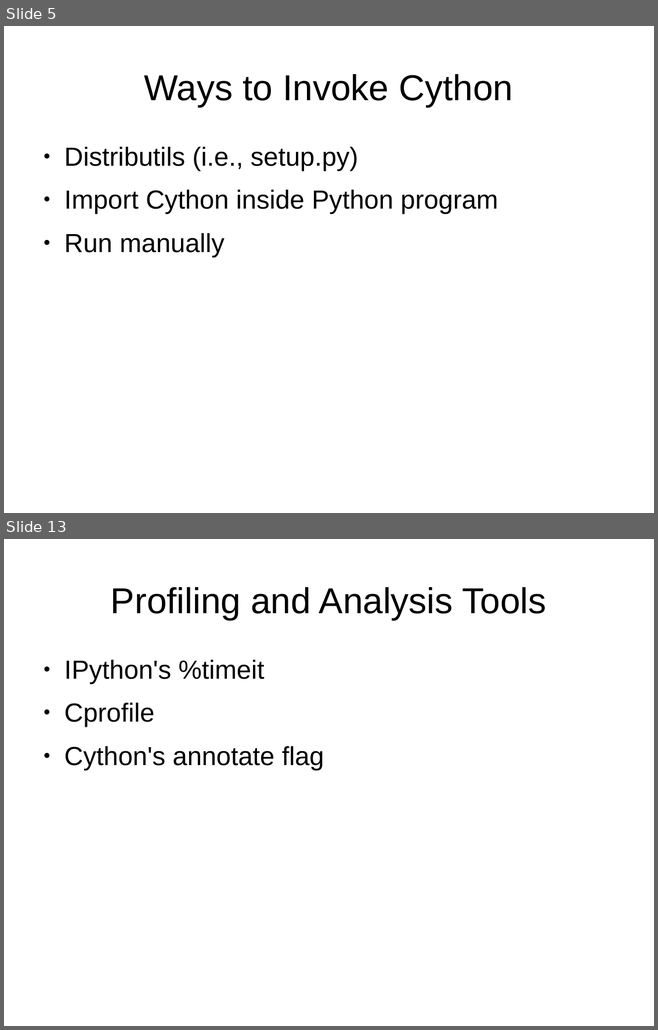
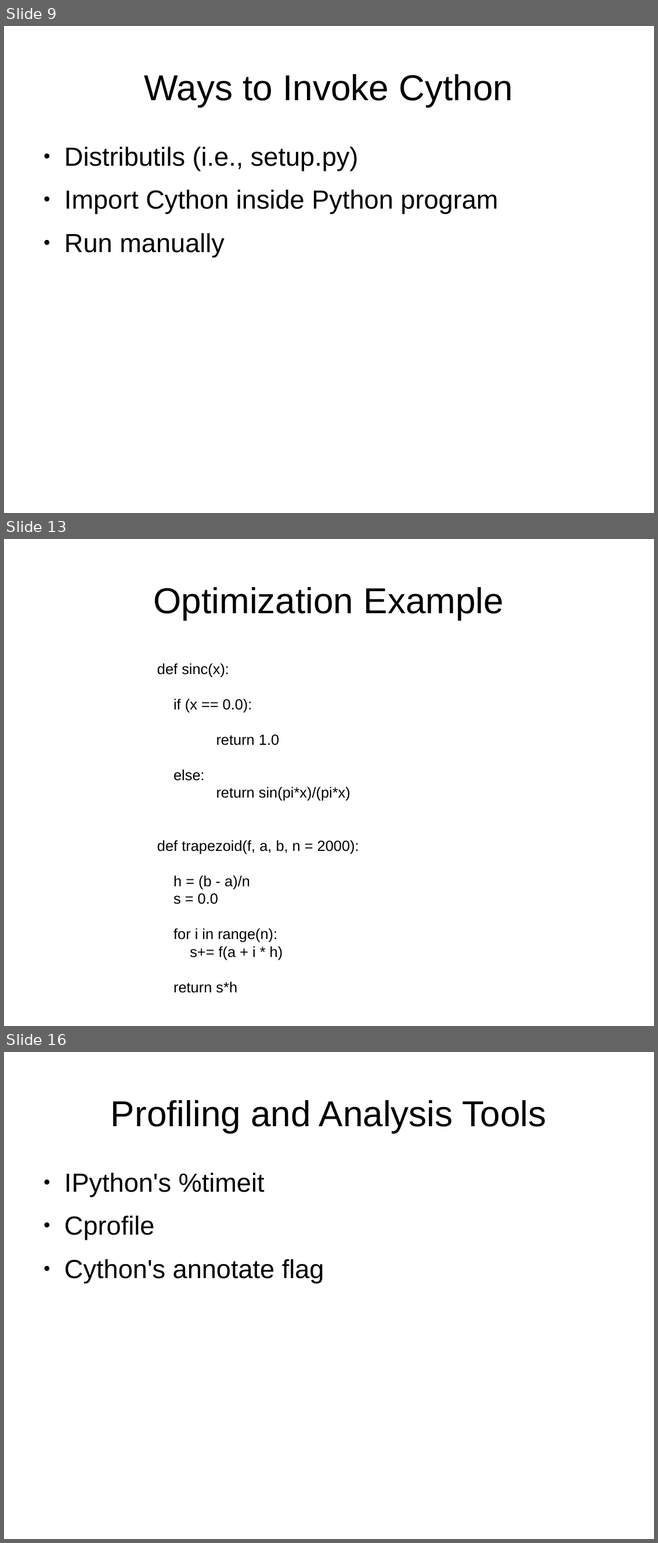
Before and after one commit to bmagill1250/757_Python_Users, a slide deck: April_2015/Cython_2015-04-08.odp. Shown one above the other, each under a label of ours: slides 5 and 13 before the commit, slides 9, 13 and 16 after it; the slides between them are not shown. The pictures are 658x1030 and 658x1543 pixels, drawn with LibreOffice and Linux fonts; fonts in the diff are those of the drawing. Boxes give left, top, right and bottom in pixels: in the first picture for what was removed or moved away, otherwise in the second. Text is boxed around its words. In the diff, an @@ line names an element or a change of style, - is before the commit and + after.

Commit message:
Filled out many of the slides for the presentation
Sinc plot added. Also code for all examples

```diff
--- a/April_2015/Cython_2015-04-08.odp
+++ b/April_2015/Cython_2015-04-08.odp
@@ slide 13 added at [4,539,654,1026], background #FFFFFF @@
@@ title added at [154,587,503,620], 44 pt, text #000000 @@
+Optimization Example
@@ text added at [157,663,359,993], 18 pt, text #000000 @@
+def sinc(x):
+if (x == 0.0):
+return 1.0
+else:
+return sin(pi*x)/(pi*x)
+def trapezoid(f, a, b, n = 2000):
+h = (b - a)/n
+s = 0.0
+for i in range(n):
+s+= f(a + i * h)
+return s*h
@@ what was slide 5 is now slide 9 @@
@@ what was slide 13 is now slide 16 @@
```
Also in this commit, not shown: 6 slides changed, 9 other slides added, 4 slides removed, 18 other files.
